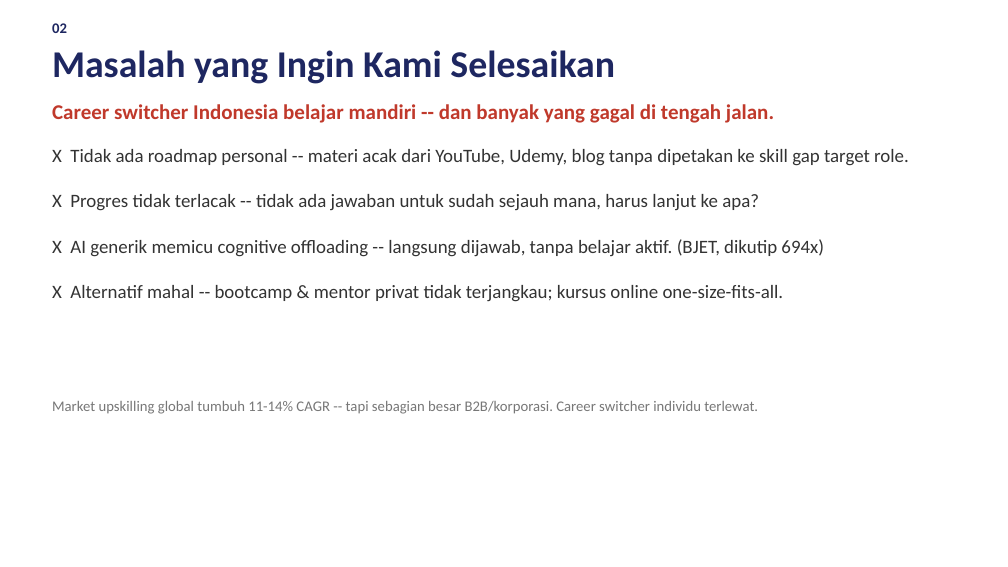
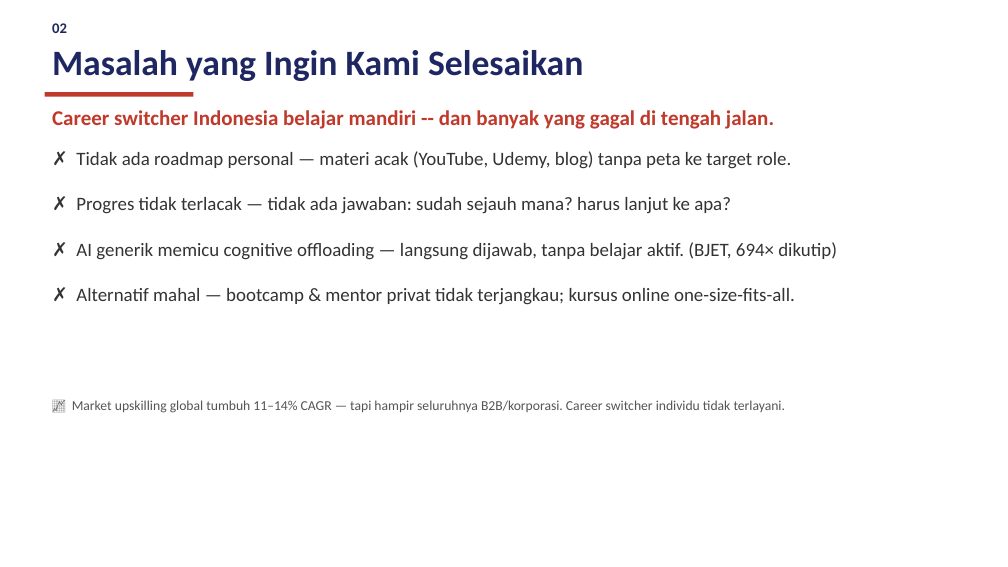
Before and after one commit to mmuchsin/serambi-ai, a slide deck: slide 2 of slides/serambi-pitch-deck.pptx. Drawn at 1008x567 pixels with LibreOffice and Linux fonts; fonts in the diff are those of the drawing. Boxes give left, top, right and bottom in pixels: in the first picture for what was removed or moved away, otherwise in the second. Text is boxed around its words. In the diff, an @@ line names an element or a change of style, - is before the commit and + after.

```diff
--- a/slides/serambi-pitch-deck.pptx
+++ b/slides/serambi-pitch-deck.pptx
@@ text "Masalah yang Ingin Kami Selesaikan" at [52, 50, 583, 81]: size 36 to 34 pt @@
@@ text "Career switcher Indonesia belajar mandiri ...": place and size @@
-text "Career switcher Indonesia belajar mandiri ..." at [52, 104, 774, 123]
+text "Career switcher Indonesia belajar mandiri ..." at [52, 110, 774, 129]
@@ rectangle added at [45, 92, 194, 97], fill #C0392B @@
@@ text at [76, 151, 837, 305]: text changed @@
-X Tidak ada roadmap personal -- materi acak dari YouTube, Udemy, blog tanpa dipetakan ke skill gap target role.
-X Progres tidak terlacak -- tidak ada jawaban untuk sudah sejauh mana, harus lanjut ke apa?
-X AI generik memicu cognitive offloading -- langsung dijawab, tanpa belajar aktif. (BJET, dikutip 694x)
-X Alternatif mahal -- bootcamp & mentor privat tidak terjangkau; kursus online one-size-fits-all.
+✗ Tidak ada roadmap personal — materi acak (YouTube, Udemy, blog) tanpa peta ke target role.
+✗ Progres tidak terlacak — tidak ada jawaban: sudah sejauh mana? harus lanjut ke apa?
+✗ AI generik memicu cognitive offloading — langsung dijawab, tanpa belajar aktif. (BJET, 694× dikutip)
+✗ Alternatif mahal — bootcamp & mentor privat tidak terjangkau; kursus online one-size-fits-all.
@@ text at [72, 400, 786, 413]: text changed; size 14 to 13 pt; text colour #777777 to #555555 @@
-Market upskilling global tumbuh 11-14% CAGR -- tapi sebagian besar B2B/korporasi. Career switcher individu terlewat.
+📈 Market upskilling global tumbuh 11–14% CAGR — tapi hampir seluruhnya B2B/korporasi. Career switcher individu tidak terlayani.
```
Also in this commit, not shown: 9 other slides changed, 1 other file.
